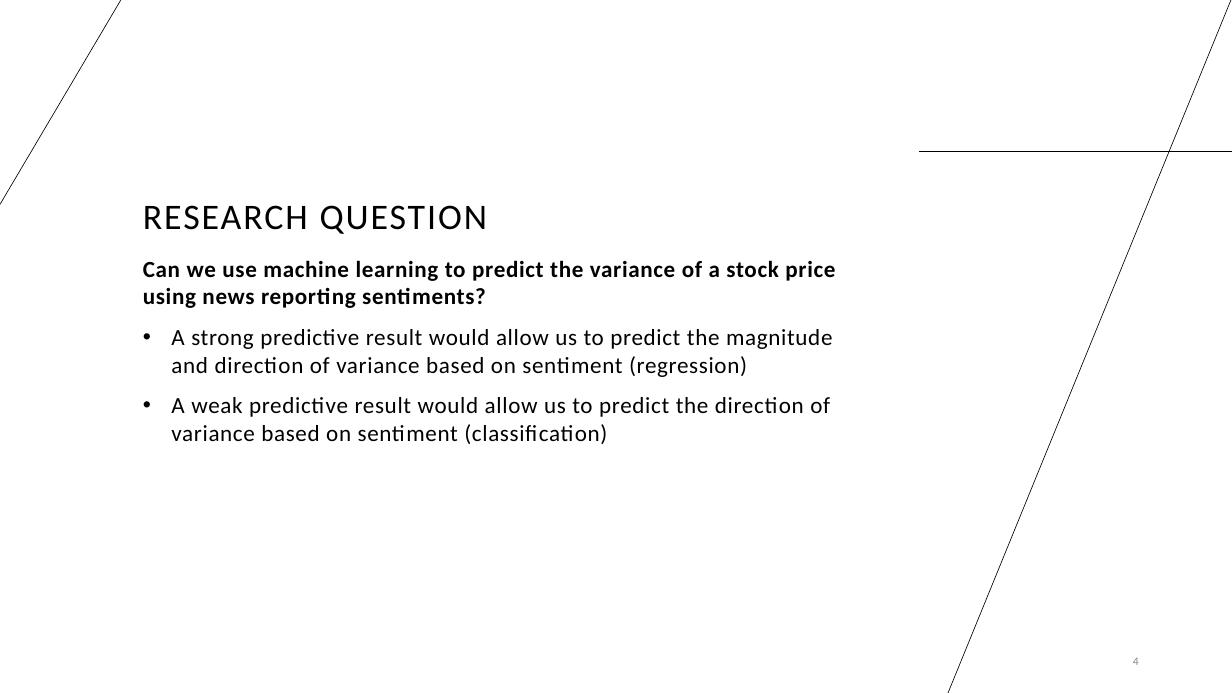
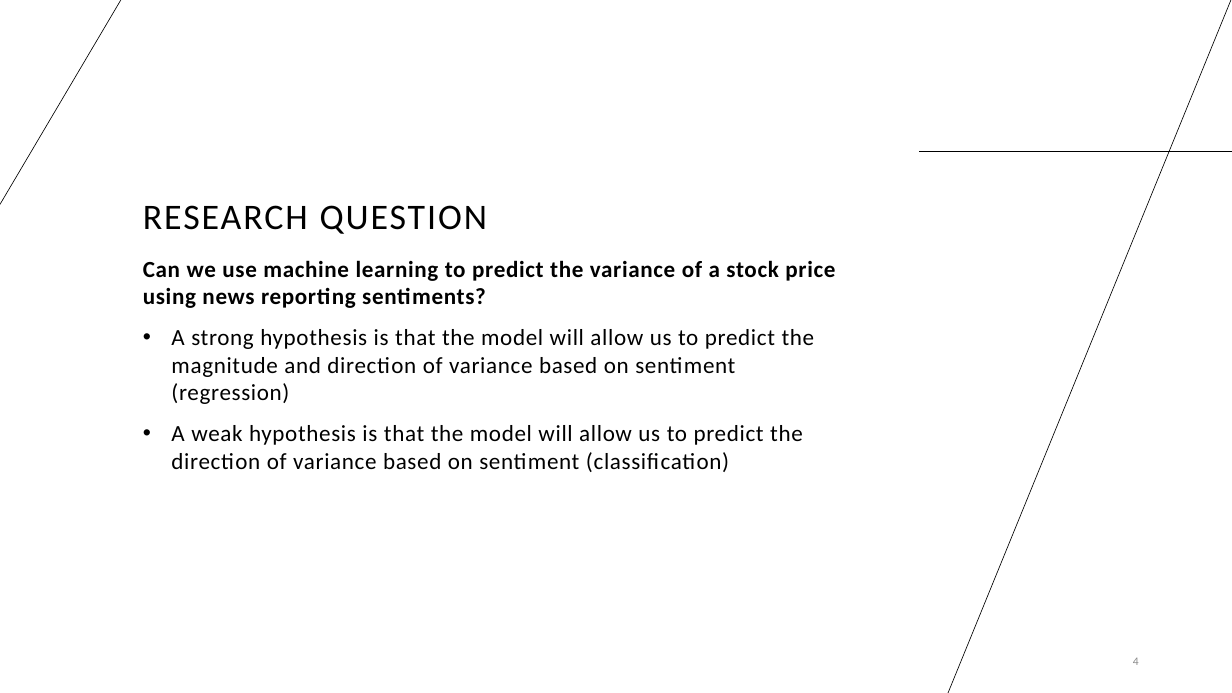
Before and after one commit to shawnfeils/AIBC_Project_2, a slide deck: slide 4 of Group_2_ML_Presentation.pptx. Drawn at 1232x693 pixels with LibreOffice and Linux fonts; fonts in the diff are those of the drawing. Boxes give left, top, right and bottom in pixels: in the first picture for what was removed or moved away, otherwise in the second. Text is boxed around its words. In the diff, an @@ line names an element or a change of style, - is before the commit and + after.

Commit message:
WIP presentation

```diff
--- a/Group_2_ML_Presentation.pptx
+++ b/Group_2_ML_Presentation.pptx
@@ text at bbox=[171, 329, 815, 472]: text changed @@
-  • A strong predictive result would allow us to predict the magnitude and direction of variance based on sentiment (regression)
-  • A weak predictive result would allow us to predict the direction of variance based on sentiment (classification)
+  • A strong hypothesis is that the model will allow us to predict the magnitude and direction of variance based on sentiment (regression)
+  • A weak hypothesis is that the model will allow us to predict the direction of variance based on sentiment (classification)
```
Also in this commit, not shown: 1 other slide changed, 1 slide added.
